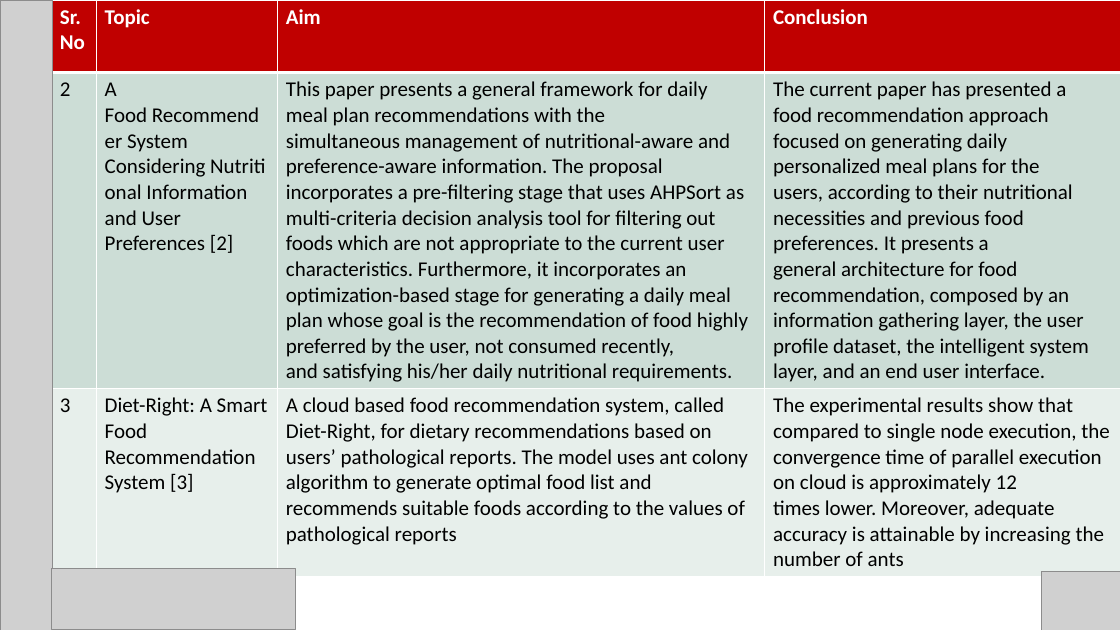
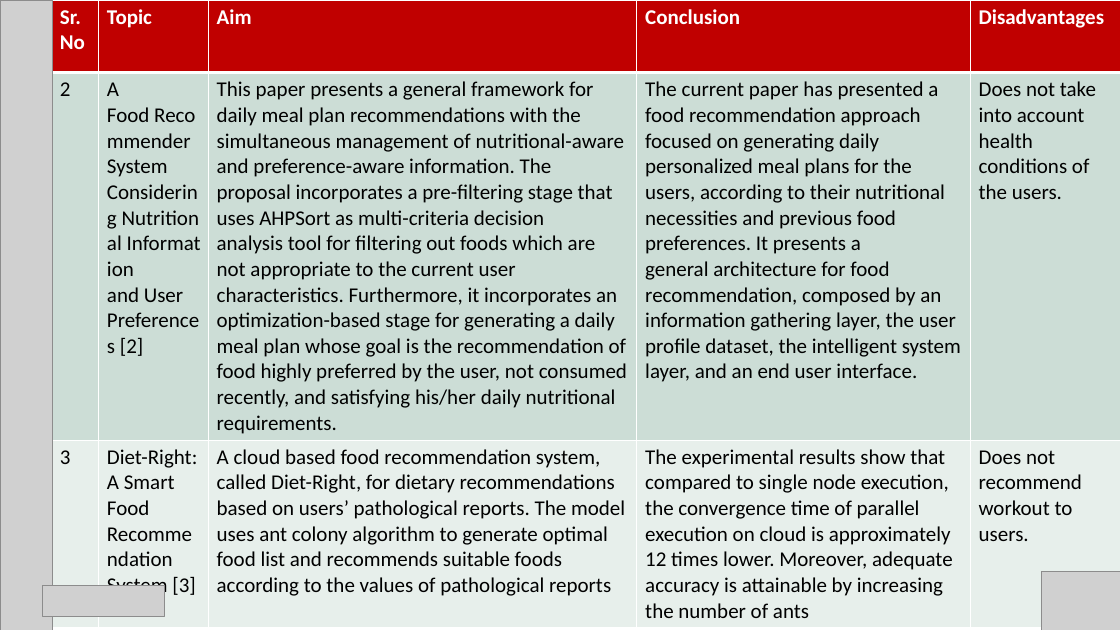
Before and after one commit to Bhavik-20/FitNoQuit-WebApp, a slide deck: slide 4 of Documents/FitNoQuit_Viva PPT.pptx. Drawn at 1120x630 pixels with LibreOffice and Linux fonts; fonts in the diff are those of the drawing; grey boxes stand for pictures. Boxes give left, top, right and bottom in pixels: in the first picture for what was removed or moved away, otherwise in the second. Text is boxed around its words. In the diff, an @@ line names an element or a change of style, - is before the commit and + after.

```diff
--- a/Documents/FitNoQuit_Viva PPT.pptx
+++ b/Documents/FitNoQuit_Viva PPT.pptx
@@ table at <box>51,0,1120,622</box> @@
+column 5: Disadvantages | Does not take into account health conditions of the users. | Does not recommend workout to users.
@@ picture: place and size @@
-picture at <box>51,569,295,630</box>
+picture at <box>43,586,165,616</box>
```
Also in this commit, not shown: 2 other slides changed, 1 other file.
